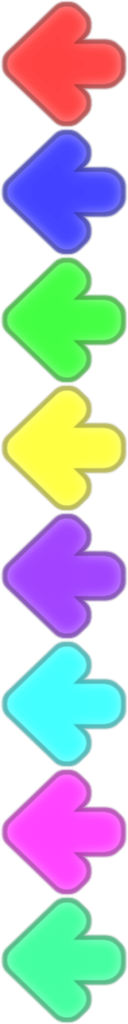
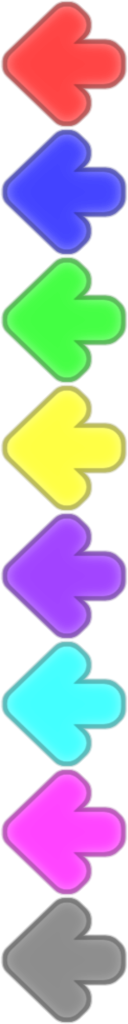
Layered file, before and after one edit (128 × 1024). Changes by layer:
hid "AQUA #7" over [1, 896, 127, 1024]
added layer "LIGHT GRAY #7" in group ">= 64ths" over [1, 896, 127, 1024]
